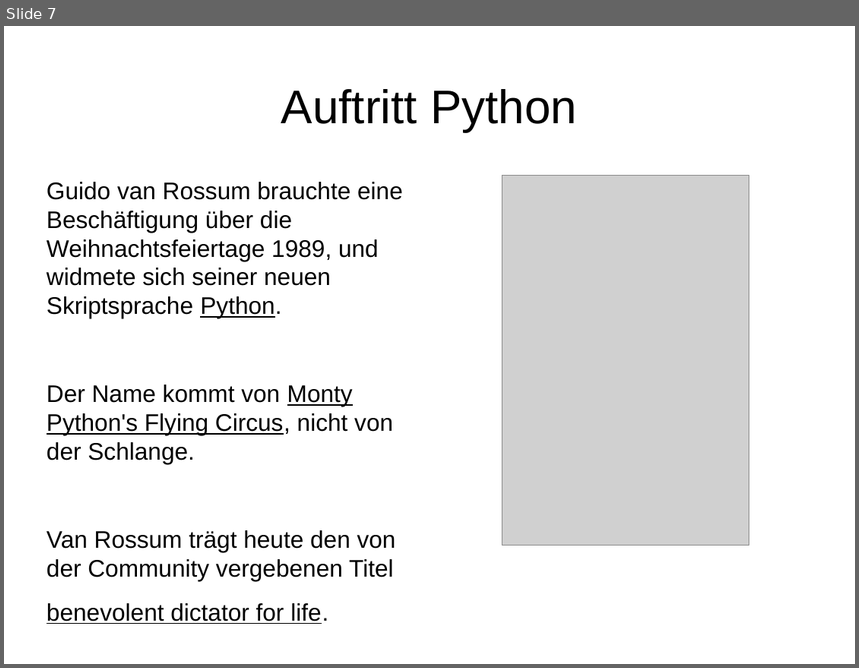
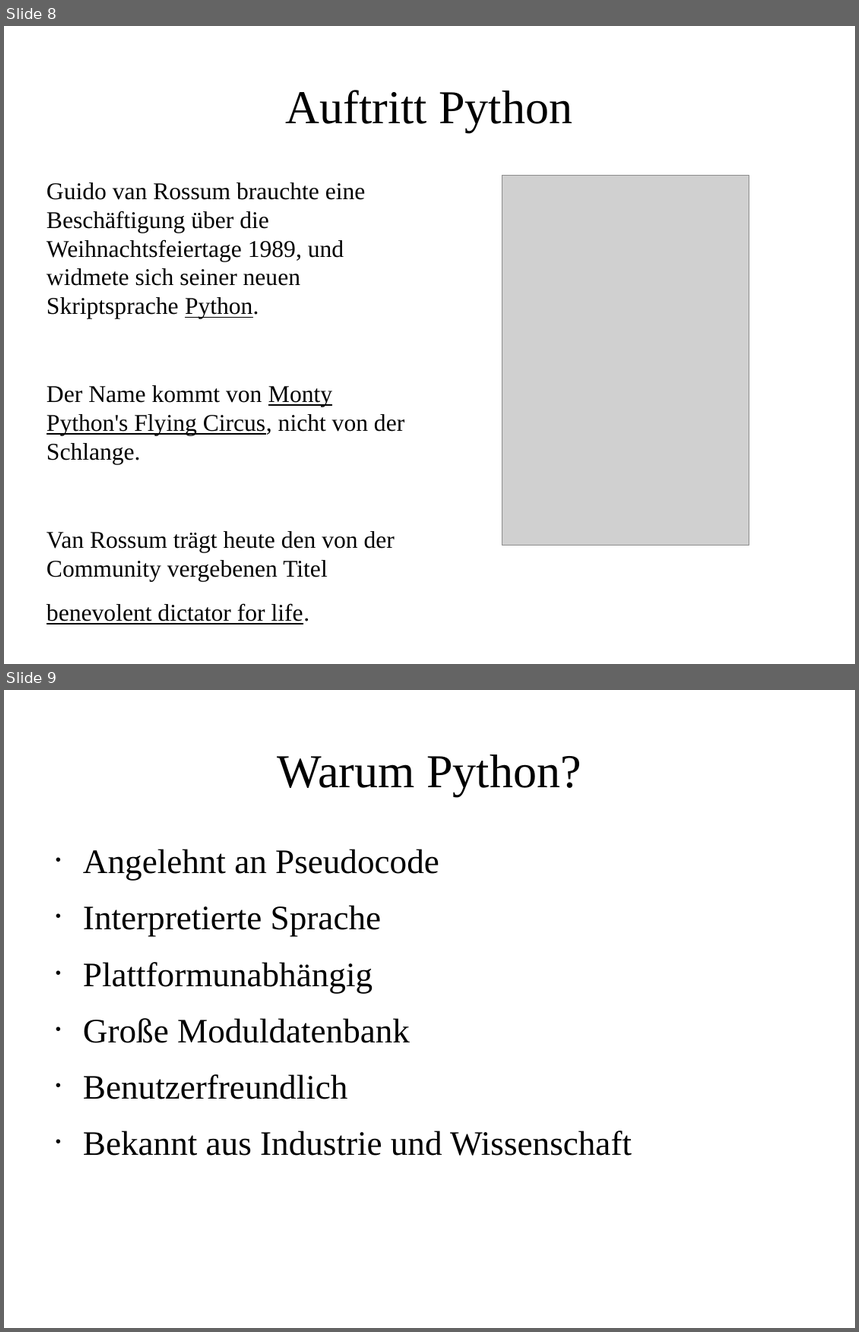
Before and after one commit to burgerdev/bearded-wookie, a slide deck: doc/presentation/learning_python.odp. Shown one above the other, each under a label of ours: slide 7 before the commit, slides 8 and 9 after it. The pictures are 859x668 and 859x1332 pixels, drawn with LibreOffice and Linux fonts; fonts in the diff are those of the drawing; grey boxes stand for pictures. Boxes give left, top, right and bottom in pixels: in the first picture for what was removed or moved away, otherwise in the second. Text is boxed around its words. In the diff, an @@ line names an element or a change of style, - is before the commit and + after.

```diff
--- a/doc/presentation/learning_python.odp
+++ b/doc/presentation/learning_python.odp
@@ slide 9 added at bbox=[4, 690, 855, 1328], background #FFFFFF @@
@@ title added at bbox=[278, 755, 581, 796], 44 pt, text #000000 @@
+Warum Python?
@@ text added at bbox=[83, 849, 632, 1156], 32 pt, text #000000 @@
+• Angelehnt an Pseudocode
+• Interpretierte Sprache
+• Plattformunabhängig
+• Große Moduldatenbank
+• Benutzerfreundlich
+• Bekannt aus Industrie und Wissenschaft
@@ what was slide 7 is now slide 8 @@
@@ slide 8 changed as well @@
@@ title "Auftritt Python" at bbox=[286, 90, 572, 132]: font Arial to Times New Roman @@
@@ text "Guido van Rossum brauchte eine ..." at bbox=[47, 183, 405, 625]: font Arial to Times New Roman @@
```
Also in this commit, not shown: 8 other slides changed, 3 other slides added, 2 slides removed, 4 other files.
